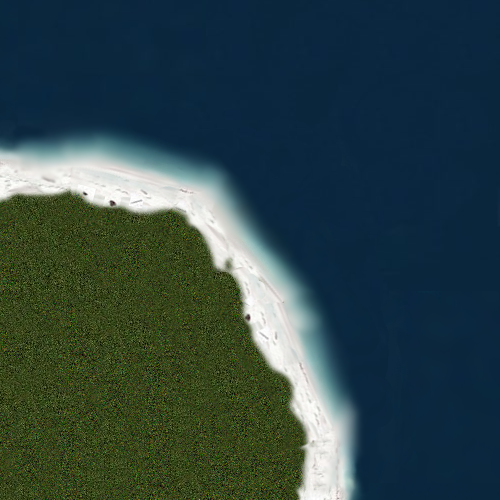
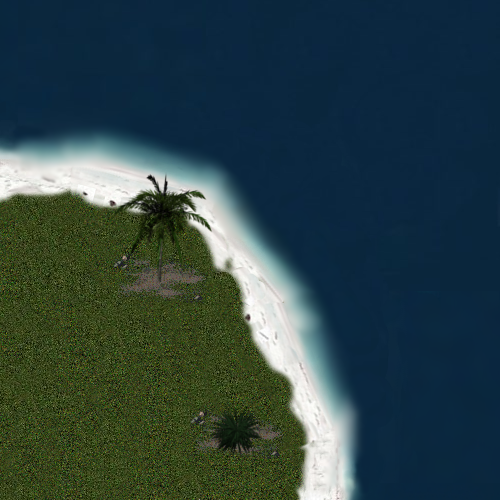
The second 500 x 500 image is a revision of the first. Changes to its layers:
added layer "Clipboard#4" above "Clipboard#3" over [210, 407, 264, 459]
added layer "Clipboard#3" above "Clipboard#2" over [189, 408, 285, 465]
added layer "Clipboard#2" above "Clipboard#1" over [112, 172, 213, 283]
added layer "Clipboard#1" above "Clipboard" over [112, 252, 208, 309]
